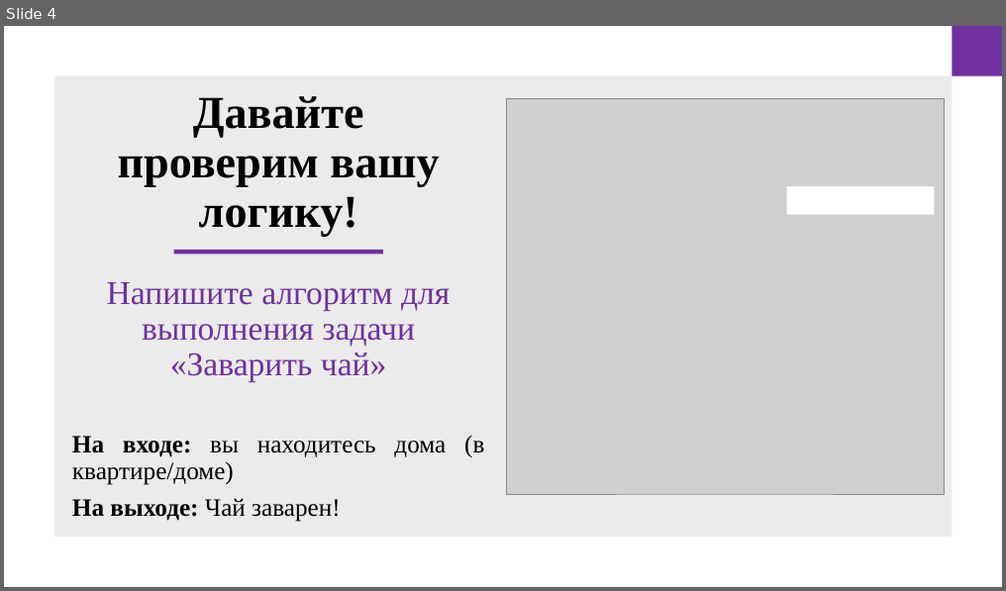
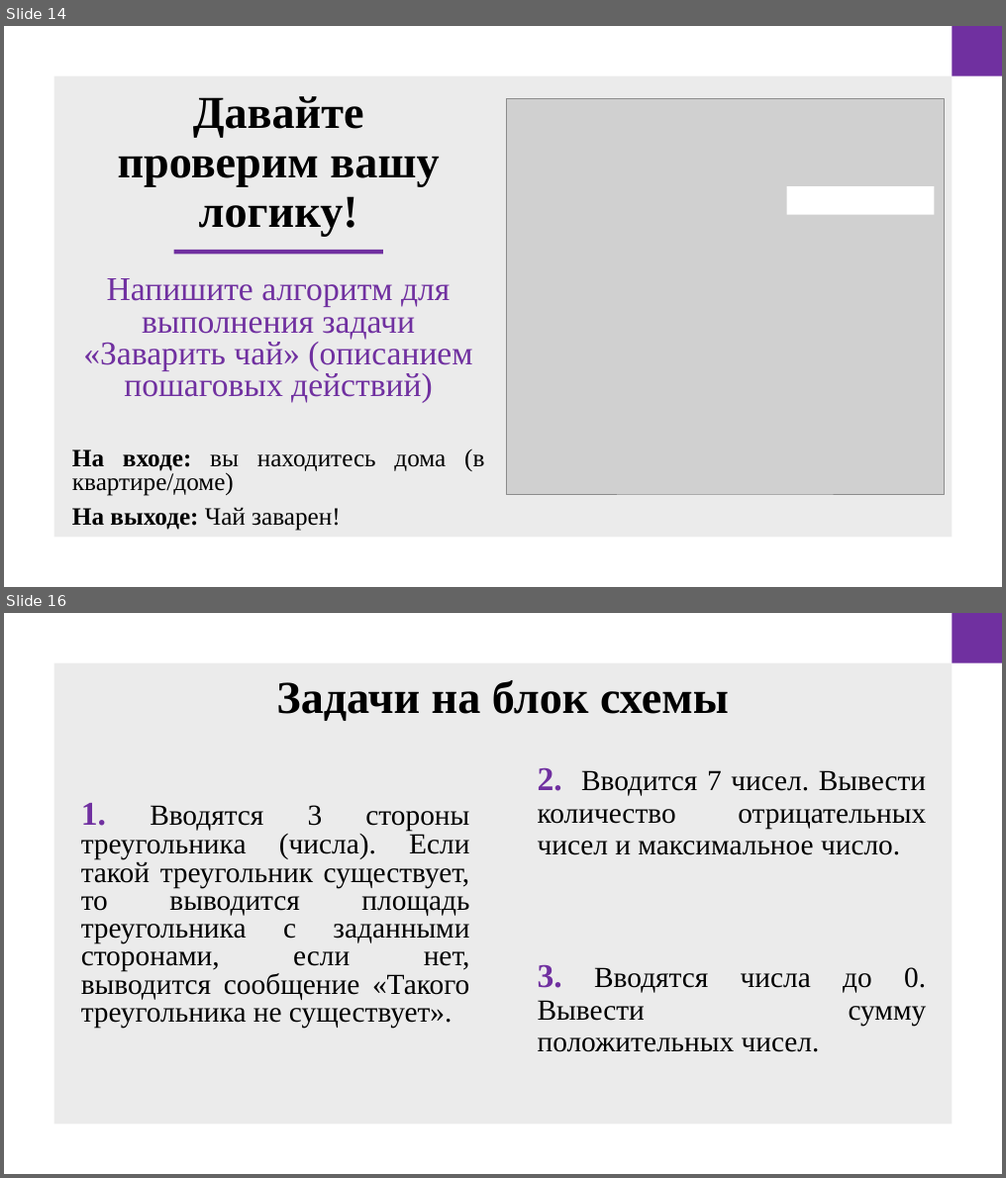
Before and after one commit to doshenka/akademy_files, a slide deck: преза на 12-4-24.pptx. Shown one above the other, each under a label of ours: slide 4 before the commit, slides 14 and 16 after it; the slides between them are not shown. The pictures are 1006x591 and 1006x1178 pixels, drawn with LibreOffice and Linux fonts; fonts in the diff are those of the drawing; grey boxes stand for pictures. Boxes give left, top, right and bottom in pixels: in the first picture for what was removed or moved away, otherwise in the second. Text is boxed around its words. In the diff, an @@ line names an element or a change of style, - is before the commit and + after.

```diff
--- a/преза на 12-4-24.pptx
+++ b/преза на 12-4-24.pptx
@@ slide 16 added at <box>4,613,1002,1174</box>, background #FFFFFF @@
@@ rectangle added at <box>951,613,1002,663</box>, fill #7030A0 @@
@@ rectangle added at <box>54,663,951,1124</box>, fill #D9D9D9 at 50% opacity @@
@@ title added at <box>276,680,729,721</box>, 44 pt, text #000000, bold @@
+Задачи на блок схемы
@@ text added at <box>538,767,926,856</box>, 28 pt, text #000000 @@
+2. Вводится 7 чисел. Вывести количество отрицательных чисел и максимальное число.
@@ text added at <box>81,803,470,1028</box>, 28 pt, text #000000 @@
+1. Вводятся 3 стороны треугольника (числа). Если такой треугольник существует, то выводится площадь треугольника с заданными сторонами, если нет, выводится сообщение «Такого треугольника не существует».
@@ text added at <box>538,964,927,1053</box>, 28 pt, text #000000 @@
+3. Вводятся числа до 0. Вывести сумму положительных чисел.
@@ what was slide 4 is now slide 14 @@
@@ slide 14 changed as well @@
@@ text at <box>83,278,472,403</box>: text changed @@
-Напишите алгоритм для выполнения задачи «Заварить чай»
+Напишите алгоритм для выполнения задачи «Заварить чай» (описанием пошаговых действий)
@@ text at <box>72,449,484,531</box>: line spacing 0.9 to 0.8 @@
```
Also in this commit, not shown: 4 other slides changed, 11 other slides added, 1 slide removed.
